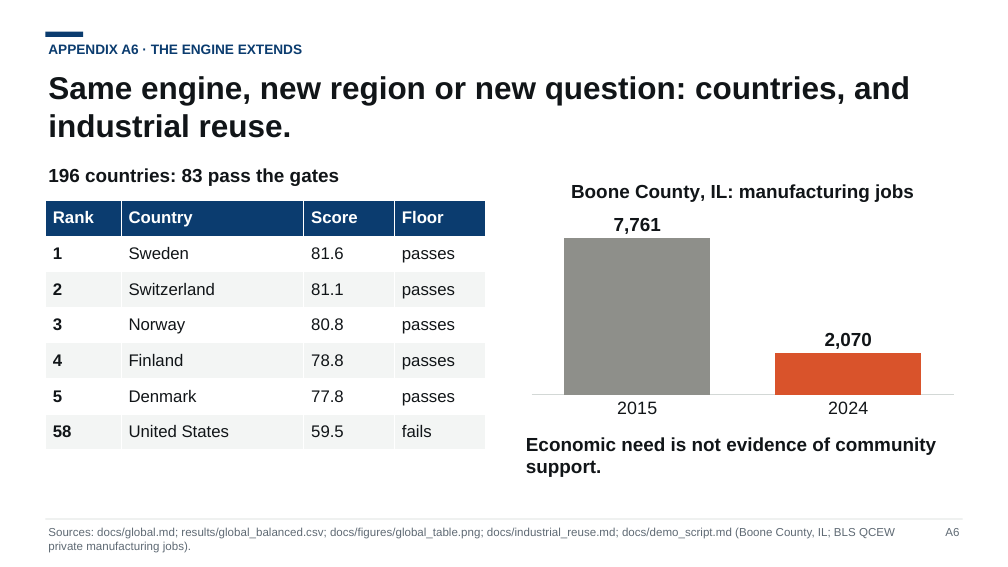
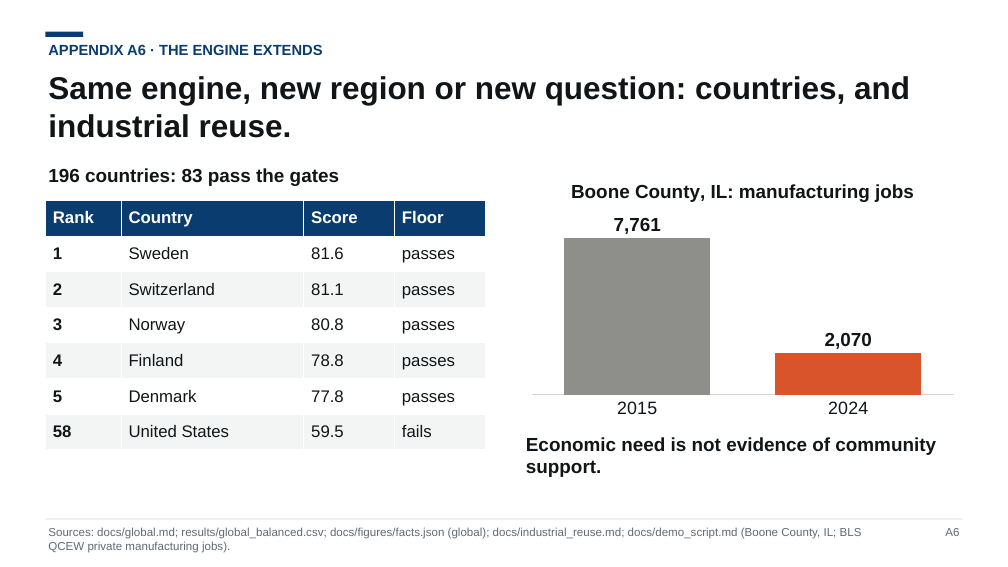
Before and after one commit to NeilKhandelwal/BAC-Hackathon, a slide deck: slide 15 of docs/deck/pitch_template.pptx. Drawn at 1008x567 pixels with LibreOffice and Linux fonts; fonts in the diff are those of the drawing. Boxes give left, top, right and bottom in pixels: in the first picture for what was removed or moved away, otherwise in the second. Text is boxed around its words. In the diff, an @@ line names an element or a change of style, - is before the commit and + after.

Commit message:
Finalize the pitch template after the advisor's deck review
Show the power-price result on the pick-change slide, qualify the
three-county tie as at today's prices, add a cockpit screenshot to the
engine slide, add a structural checker, fix footer and overflow issues
found in the renders, and write the morning summary and PR text in the
build log.

```diff
--- a/docs/deck/pitch_template.pptx
+++ b/docs/deck/pitch_template.pptx
@@ text "APPENDIX A6 · THE ENGINE ..." at <box>48,44,323,55</box>: size 13 to 14 pt @@
@@ text at <box>48,527,862,553</box>: text changed @@
-Sources: docs/global.md; results/global_balanced.csv; docs/figures/global_table.png; docs/industrial_reuse.md; docs/demo_script.md (Boone County, IL; BLS QCEW private manufacturing jobs).
+Sources: docs/global.md; results/global_balanced.csv; docs/figures/facts.json (global); docs/industrial_reuse.md; docs/demo_script.md (Boone County, IL; BLS QCEW private manufacturing jobs).
```
Also in this commit, not shown: 14 other slides changed, 21 other files.
